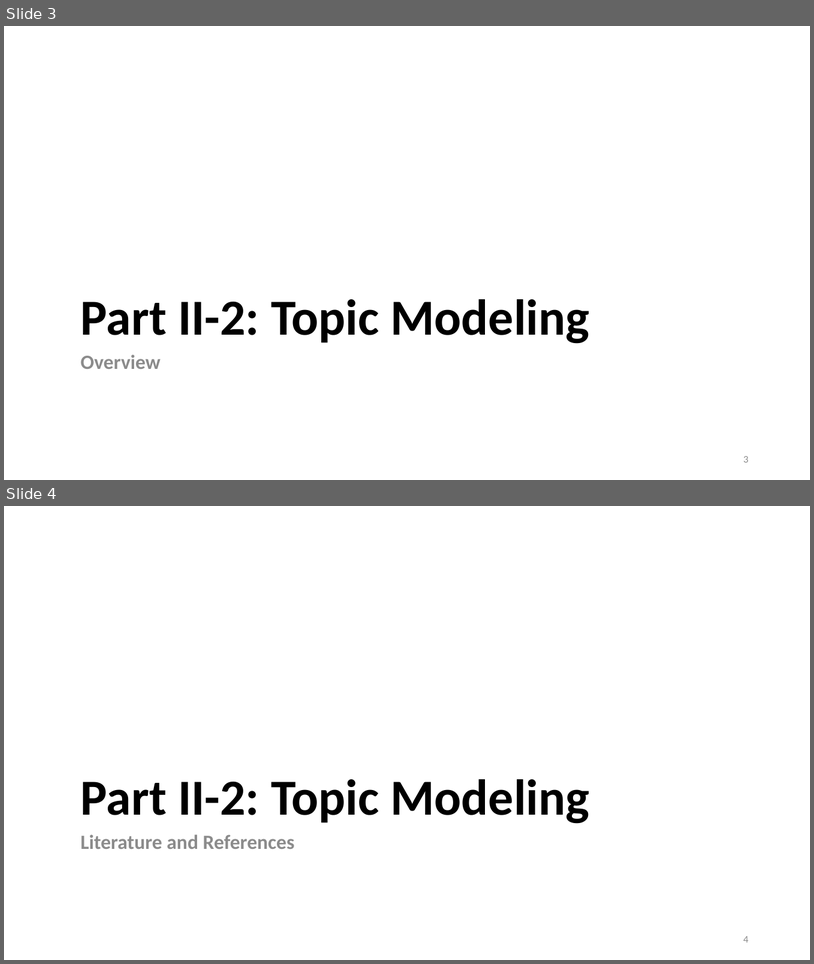
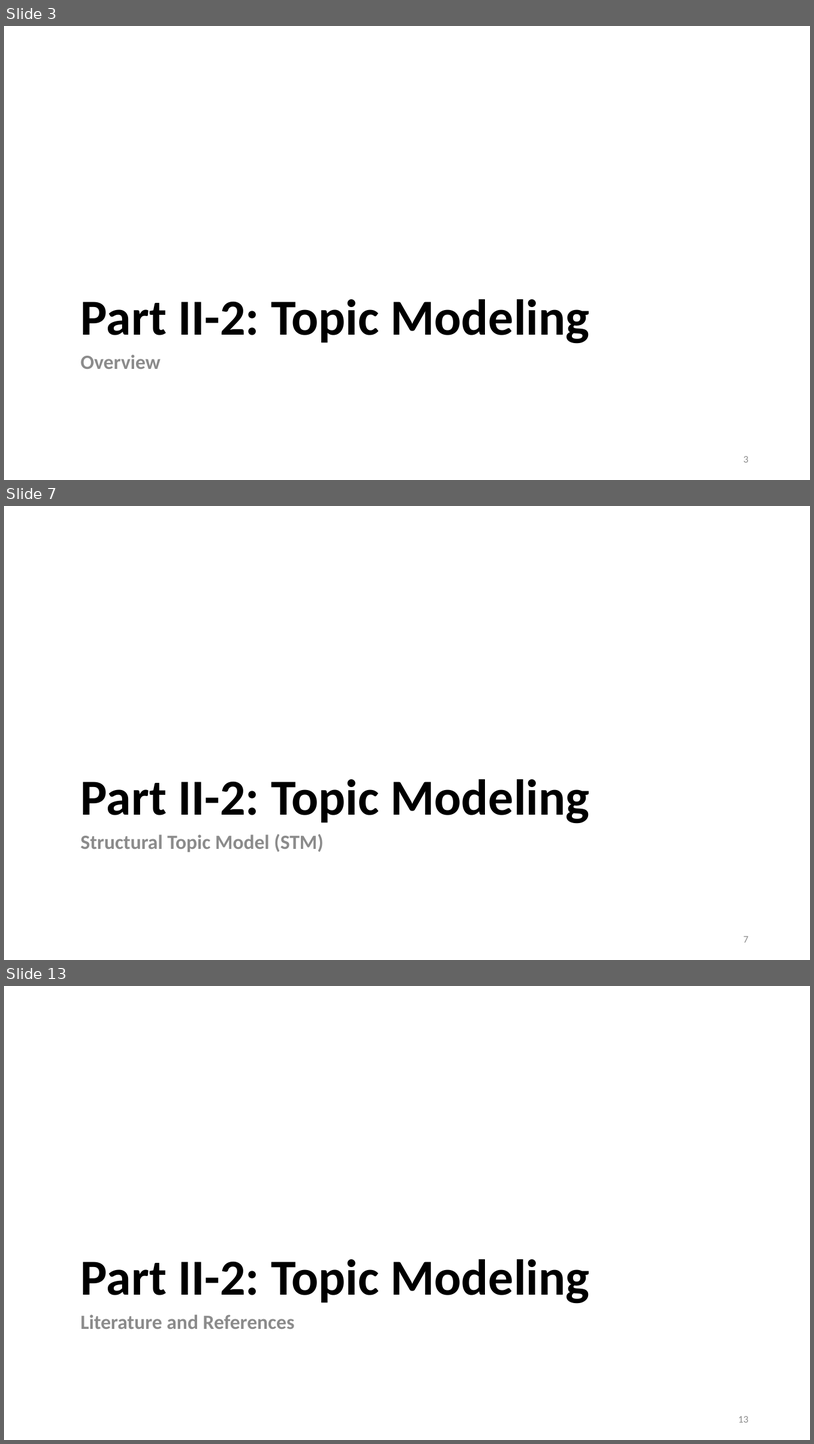
Before and after one commit to lisa-wm/consulting, a slide deck: 5_seminar/Contents_Part_02/slides/slides_II_2.pptx. Shown one above the other, each under a label of ours: slides 3 and 4 before the commit, slides 3, 7 and 13 after it; the slides between them are not shown. The pictures are 814x964 and 814x1444 pixels, drawn with LibreOffice and Linux fonts; fonts in the diff are those of the drawing. Boxes give left, top, right and bottom in pixels: in the first picture for what was removed or moved away, otherwise in the second. Text is boxed around its words. In the diff, an @@ line names an element or a change of style, - is before the commit and + after.

```diff
--- a/5_seminar/Contents_Part_02/slides/slides_II_2.pptx
+++ b/5_seminar/Contents_Part_02/slides/slides_II_2.pptx
@@ slide 7 added at (4, 506, 810, 960), background #FFFFFF @@
@@ title added at (81, 779, 590, 823), 60 pt, text #000000, bold @@
+Part II-2: Topic Modeling
@@ text added at (81, 834, 323, 852), 24 pt, text #8C8C8C, bold @@
+Structural Topic Model (STM)
@@ page number added at (744, 936, 749, 942), 12 pt, text #8C8C8C @@
+7
@@ what was slide 4 is now slide 13 @@
@@ page number at (738, 1416, 749, 1422): text changed @@
-4
+13
```
Also in this commit, not shown: 1 slide changed, 8 other slides added, 5 other files.
